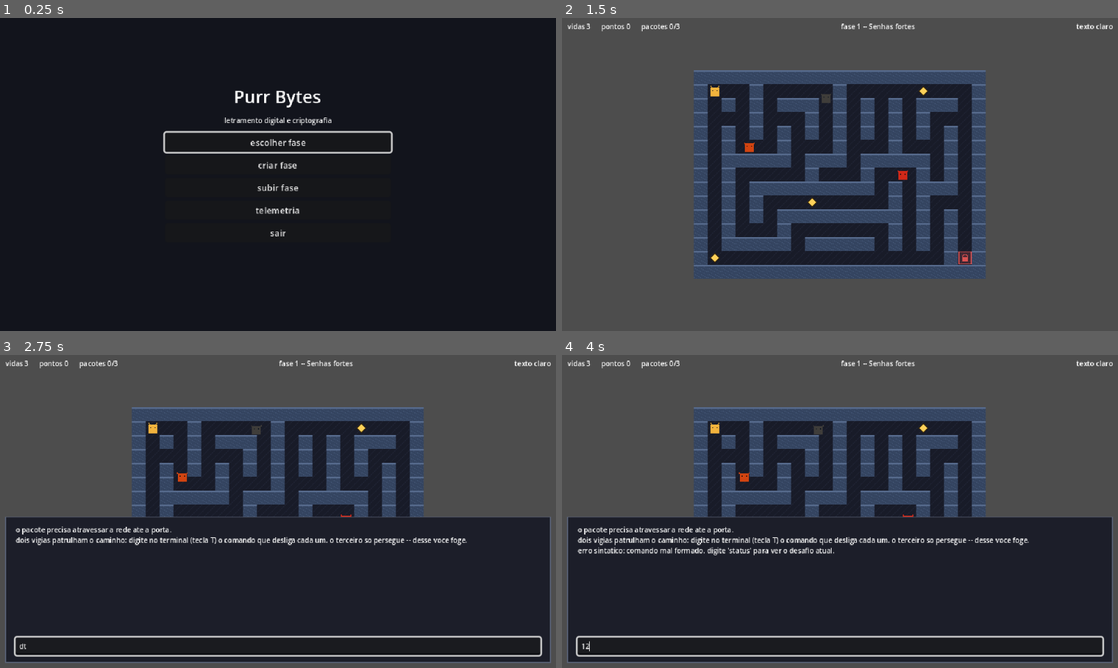
Above: before the commit, frames 1-4 (two rows, left to right).
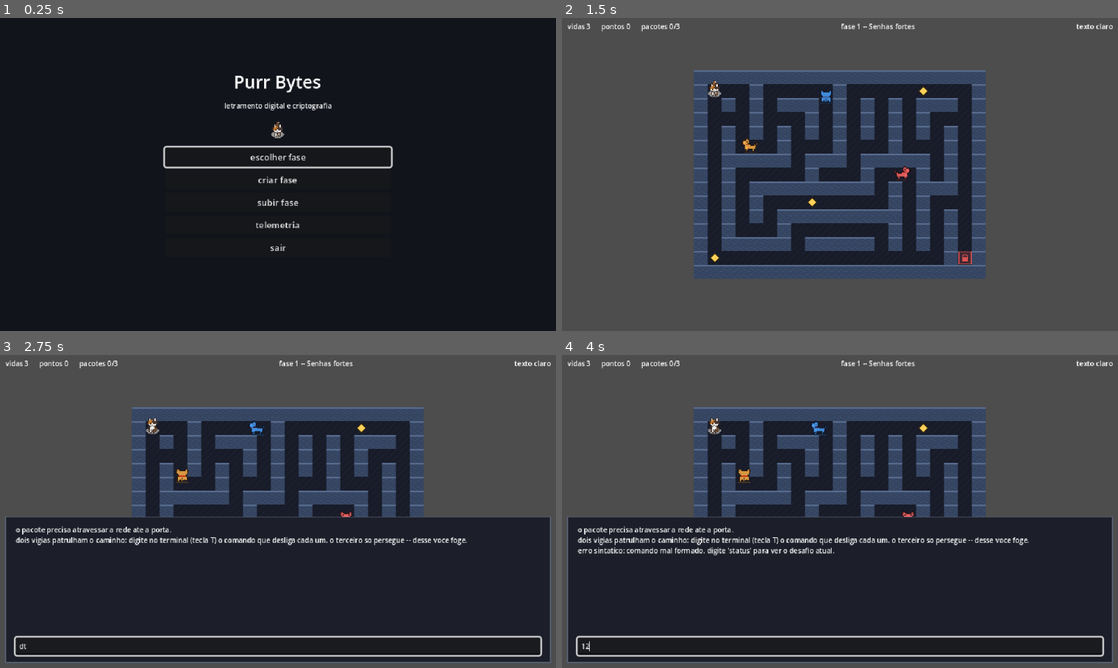
Above: after the commit, the same moments.

Repository: Morc3go/purr-bytes-cliente
Game: Godot game, scene res://cenas/ui/menu_principal.tscn
Same seed, same stepped clock (60 frames per second), same inputs: the game is played once before the commit and once after it.
Inputs (mouse positions are in pixels of both pictures, inside the frame that each line leads up to):
- Up to frame 1 (0.25 s): no input
- Up to frame 2 (1.5 s): click "escolher fase" at 0.5 s; click "jogar" at 1.25 s
- Up to frame 3 (2.75 s): tap Enter at 2 s; hold D (mover_direita) from 2.03 s (still down); hold T (abrir_terminal) from 2.03 s (still down)
- Up to frame 4 (4 s): tap Space at 2.75 s; release D (mover_direita) at 2.78 s; release T (abrir_terminal) at 2.78 s; hold S (mover_baixo) 2.78-3.5 s; tap Enter at 2.85 s; click (840, 646) at 3.52 s; type "12" at 3.6 s

The runs differ from the first frame. In frame 1, 3.4% of the frame differs, in the area x 29-71%, y 18-75%; in frame 2, 0.3%; in frame 3, 0.3%; in frame 4, 0.3%.

Commit message:
arte: adiciona pixel art animada do gato e dos cachorros
- folha do gato normalizada para quadros 24x24 (tools/arte/extrair_gato.py)
- cachorro desenhado em cinza na mesma grade, tingido por modulate
- SpriteFrames com AtlasTexture gerados por tools/gerar_sprite_frames.gd
- AnimadorDirecional (AnimatedSprite2D) compartilhado por gato e cachorro
- y_sort_enabled na raiz da fase; gato animado no menu principal
- ADR 0012 (autoria sem fases fixas) e ADR 0013 (arte); README e
  conformidade atualizados; teste_sprites.gd

Co-Authored-By: Claude Opus 5.5 <noreply@anthropic.com>
Claude-Session: https://claude.ai/code/session_012A3HcGRZ4ZYrhbeEK5eVCX

Diff:
--- a/cenas/base/cachorro.gd
+++ b/cenas/base/cachorro.gd
@@ -54,7 +54,7 @@
 
 @onready var _area_de_contato: Area2D = $AreaDeContato
 @onready var _linha_de_visao: RayCast2D = $LinhaDeVisao
-@onready var _sprite: Sprite2D = $Sprite
+@onready var _sprite: AnimadorDirecional = $Sprite
 
 
 func _ready() -> void:
@@ -67,9 +67,9 @@
 	algoritmo_exigido = algoritmo
 
 
-## modulate sobre o mesmo sprite placeholder, e nao uma textura por cor: quando
-## a arte definitiva entrar, um cachorro colorido continua sendo o mesmo desenho
-## tingido -- nao um arquivo de imagem por cor para manter em sincronia.
+## modulate sobre a mesma folha em tons de cinza (recursos/arte/cachorro.png),
+## e nao uma folha por cor: um cachorro colorido e o mesmo desenho tingido --
+## nao um arquivo de imagem por cor para manter em sincronia.
 func definir_cor(nova_cor: Color) -> void:
 	_cor = nova_cor
 	if _sprite != null:
@@ -81,6 +81,13 @@
 
 
 func _physics_process(_delta: float) -> void:
+	_seguir_caminho()
+	# velocity depois do move_and_slide e a velocidade real (ja com o deslize na
+	# parede), entao o desenho vira para onde o corpo de fato anda.
+	_sprite.atualizar(velocity)
+
+
+func _seguir_caminho() -> void:
 	if _indice >= _caminho.size():
 		velocity = Vector2.ZERO
 		move_and_slide()
--- a/cenas/base/cachorro.tscn
+++ b/cenas/base/cachorro.tscn
@@ -1,7 +1,8 @@
-[gd_scene load_steps=5 format=3]
+[gd_scene load_steps=6 format=3]
 
 [ext_resource type="Script" path="res://cenas/base/cachorro.gd" id="1_cachorro"]
-[ext_resource type="Texture2D" path="res://recursos/arte/cachorro_placeholder.png" id="2_sprite"]
+[ext_resource type="SpriteFrames" path="res://recursos/arte/cachorro_frames.tres" id="2_sprite"]
+[ext_resource type="Script" path="res://scripts/visual/animador_direcional.gd" id="3_animador"]
 
 [sub_resource type="RectangleShape2D" id="RectangleShape2D_cachorro"]
 size = Vector2(10, 10)
@@ -15,8 +16,12 @@
 motion_mode = 1
 script = ExtResource("1_cachorro")
 
-[node name="Sprite" type="Sprite2D" parent="."]
-texture = ExtResource("2_sprite")
+[node name="Sprite" type="AnimatedSprite2D" parent="."]
+offset = Vector2(0, -4)
+sprite_frames = ExtResource("2_sprite")
+animation = &"parado"
+autoplay = "parado"
+script = ExtResource("3_animador")
 
 [node name="Colisao" type="CollisionShape2D" parent="."]
 shape = SubResource("RectangleShape2D_cachorro")
--- a/cenas/base/fase_base.tscn
+++ b/cenas/base/fase_base.tscn
@@ -16,6 +16,7 @@
 size = Vector2(14, 14)
 
 [node name="FaseBase" type="Node2D"]
+y_sort_enabled = true
 script = ExtResource("1_fase")
 
 [node name="Labirinto" type="TileMapLayer" parent="."]
--- a/cenas/base/jogador.gd
+++ b/cenas/base/jogador.gd
@@ -35,6 +35,8 @@
 var comando_protegido: String = ""
 
 var _restante_de_protecao_s: float = 0.0
+
+@onready var _sprite: AnimadorDirecional = $Sprite
 var _entrada_habilitada: bool = true
 
 
@@ -57,6 +59,7 @@
 
 	velocity = velocity.lerp(direcao * velocidade, clampf(resposta * delta, 0.0, 1.0))
 	move_and_slide()
+	_sprite.atualizar(velocity)
 
 
 ## Chamado pela fase quando um comando de cifra e aceito. A duracao vem do
--- a/cenas/base/jogador.tscn
+++ b/cenas/base/jogador.tscn
@@ -1,7 +1,8 @@
-[gd_scene load_steps=4 format=3]
+[gd_scene load_steps=5 format=3]
 
 [ext_resource type="Script" path="res://cenas/base/jogador.gd" id="1_jogador"]
-[ext_resource type="Texture2D" path="res://recursos/arte/jogador_placeholder.png" id="2_sprite"]
+[ext_resource type="SpriteFrames" path="res://recursos/arte/gato_frames.tres" id="2_sprite"]
+[ext_resource type="Script" path="res://scripts/visual/animador_direcional.gd" id="3_animador"]
 
 [sub_resource type="RectangleShape2D" id="RectangleShape2D_jogador"]
 size = Vector2(10, 10)
@@ -12,8 +13,12 @@
 motion_mode = 1
 script = ExtResource("1_jogador")
 
-[node name="Sprite" type="Sprite2D" parent="."]
-texture = ExtResource("2_sprite")
+[node name="Sprite" type="AnimatedSprite2D" parent="."]
+offset = Vector2(0, -4)
+sprite_frames = ExtResource("2_sprite")
+animation = &"parado"
+autoplay = "parado"
+script = ExtResource("3_animador")
 
 [node name="Colisao" type="CollisionShape2D" parent="."]
 shape = SubResource("RectangleShape2D_jogador")
--- a/cenas/ui/menu_principal.tscn
+++ b/cenas/ui/menu_principal.tscn
@@ -1,6 +1,7 @@
-[gd_scene load_steps=2 format=3]
+[gd_scene load_steps=3 format=3]
 
 [ext_resource type="Script" path="res://cenas/ui/menu_principal.gd" id="1_menu"]
+[ext_resource type="SpriteFrames" path="res://recursos/arte/gato_frames.tres" id="2_gato"]
 
 [node name="MenuPrincipal" type="Control"]
 anchor_right = 1.0
@@ -23,9 +24,9 @@
 anchor_right = 0.5
 anchor_bottom = 0.5
 offset_left = -130.0
-offset_top = -104.0
+offset_top = -121.0
 offset_right = 130.0
-offset_bottom = 104.0
+offset_bottom = 121.0
 grow_horizontal = 2
 grow_vertical = 2
 theme_override_constants/separation = 8
@@ -39,6 +40,16 @@
 theme_override_font_sizes/font_size = 8
 text = "letramento digital e criptografia"
 horizontal_alignment = 1
+
+[node name="Mascote" type="Control" parent="Coluna"]
+custom_minimum_size = Vector2(0, 26)
+mouse_filter = 2
+
+[node name="Gato" type="AnimatedSprite2D" parent="Coluna/Mascote"]
+position = Vector2(130, 12)
+sprite_frames = ExtResource("2_gato")
+animation = &"parado"
+autoplay = "parado"
 
 [node name="Botoes" type="VBoxContainer" parent="Coluna"]
 theme_override_constants/separation = 4
--- /dev/null
+++ b/recursos/arte/cachorro_frames.tres
@@ -0,0 +1,171 @@
+[gd_resource type="SpriteFrames" format=3]
+
+[ext_resource type="Texture2D" path="res://recursos/arte/cachorro.png" id="1_f8kik"]
+
+[sub_resource type="AtlasTexture" id="AtlasTexture_glts0"]
+atlas = ExtResource("1_f8kik")
+region = Rect2(0, 0, 24, 24)
+
+[sub_resource type="AtlasTexture" id="AtlasTexture_2wrye"]
+atlas = ExtResource("1_f8kik")
+region = Rect2(24, 0, 24, 24)
+
+[sub_resource type="AtlasTexture" id="AtlasTexture_igyr5"]
+atlas = ExtResource("1_f8kik")
+region = Rect2(48, 0, 24, 24)
+
+[sub_resource type="AtlasTexture" id="AtlasTexture_x28lh"]
+atlas = ExtResource("1_f8kik")
+region = Rect2(72, 0, 24, 24)
+
+[sub_resource type="AtlasTexture" id="AtlasTexture_3u3pe"]
+atlas = ExtResource("1_f8kik")
+region = Rect2(0, 48, 24, 24)
+
+[sub_resource type="AtlasTexture" id="AtlasTexture_tq23h"]
+atlas = ExtResource("1_f8kik")
+region = Rect2(24, 48, 24, 24)
+
+[sub_resource type="AtlasTexture" id="AtlasTexture_6vp6c"]
+atlas = ExtResource("1_f8kik")
+region = Rect2(48, 48, 24, 24)
+
+[sub_resource type="AtlasTexture" id="AtlasTexture_kmfw7"]
+atlas = ExtResource("1_f8kik")
+region = Rect2(72, 48, 24, 24)
+
+[sub_resource type="AtlasTexture" id="AtlasTexture_egsdu"]
+atlas = ExtResource("1_f8kik")
+region = Rect2(0, 24, 24, 24)
+
+[sub_resource type="AtlasTexture" id="AtlasTexture_gaifn"]
+atlas = ExtResource("1_f8kik")
+region = Rect2(24, 24, 24, 24)
+
+[sub_resource type="AtlasTexture" id="AtlasTexture_76670"]
+atlas = ExtResource("1_f8kik")
+region = Rect2(48, 24, 24, 24)
+
+[sub_resource type="AtlasTexture" id="AtlasTexture_pvt5h"]
+atlas = ExtResource("1_f8kik")
+region = Rect2(72, 24, 24, 24)
+
+[sub_resource type="AtlasTexture" id="AtlasTexture_e241s"]
+atlas = ExtResource("1_f8kik")
+region = Rect2(0, 72, 24, 24)
+
+[sub_resource type="AtlasTexture" id="AtlasTexture_uiqix"]
+atlas = ExtResource("1_f8kik")
+region = Rect2(24, 72, 24, 24)
+
+[sub_resource type="AtlasTexture" id="AtlasTexture_4ngwd"]
+atlas = ExtResource("1_f8kik")
+region = Rect2(48, 72, 24, 24)
+
+[sub_resource type="AtlasTexture" id="AtlasTexture_8gxn8"]
+atlas = ExtResource("1_f8kik")
+region = Rect2(72, 72, 24, 24)
+
+[sub_resource type="AtlasTexture" id="AtlasTexture_qamd1"]
+atlas = ExtResource("1_f8kik")
+region = Rect2(0, 96, 24, 24)
+
+[sub_resource type="AtlasTexture" id="AtlasTexture_kvwlj"]
+atlas = ExtResource("1_f8kik")
+region = Rect2(24, 96, 24, 24)
+
+[sub_resource type="AtlasTexture" id="AtlasTexture_pia0e"]
+atlas = ExtResource("1_f8kik")
+region = Rect2(48, 96, 24, 24)
+
+[sub_resource type="AtlasTexture" id="AtlasTexture_bk2tk"]
+atlas = ExtResource("1_f8kik")
+region = Rect2(72, 96, 24, 24)
+
+[resource]
+animations = [{
+"frames": [{
+"duration": 1.0,
+"texture": SubResource("AtlasTexture_glts0")
+}, {
+"duration": 1.0,
+"texture": SubResource("AtlasTexture_2wrye")
+}, {
+"duration": 1.0,
+"texture": SubResource("AtlasTexture_igyr5")
+}, {
+"duration": 1.0,
+"texture": SubResource("AtlasTexture_x28lh")
+}],
+"loop": true,
+"name": &"andar_baixo",
+"speed": 8.0
+}, {
+"frames": [{
+"duration": 1.0,
+"texture": SubResource("AtlasTexture_3u3pe")
+}, {
+"duration": 1.0,
+"texture": SubResource("AtlasTexture_tq23h")
+}, {
+"duration": 1.0,
+"texture": SubResource("AtlasTexture_6vp6c")
+}, {
+"duration": 1.0,
+"texture": SubResource("AtlasTexture_kmfw7")
+}],
+"loop": true,
+"name": &"andar_cima",
+"speed": 8.0
+}, {
+"frames": [{
+"duration": 1.0,
+"texture": SubResource("AtlasTexture_egsdu")
+}, {
+"duration": 1.0,
+"texture": SubResource("AtlasTexture_gaifn")
+}, {
+"duration": 1.0,
+"texture": SubResource("AtlasTexture_76670")
+}, {
+"duration": 1.0,
+"texture": SubResource("AtlasTexture_pvt5h")
+}],
+"loop": true,
+"name": &"andar_direita",
+"speed": 8.0
+}, {
+"frames": [{
+"duration": 1.0,
+"texture": SubResource("AtlasTexture_e241s")
+}, {
+"duration": 1.0,
+"texture": SubResource("AtlasTexture_uiqix")
+}, {
+"duration": 1.0,
+"texture": SubResource("AtlasTexture_4ngwd")
+}, {
+"duration": 1.0,
+"texture": SubResource("AtlasTexture_8gxn8")
+}],
+"loop": true,
+"name": &"andar_esquerda",
+"speed": 8.0
+}, {
+"frames": [{
+"duration": 1.0,
+"texture": SubResource("AtlasTexture_qamd1")
+}, {
+"duration": 1.0,
+"texture": SubResource("AtlasTexture_kvwlj")
+}, {
+"duration": 1.0,
+"texture": SubResource("AtlasTexture_pia0e")
+}, {
+"duration": 1.0,
+"texture": SubResource("AtlasTexture_bk2tk")
+}],
+"loop": true,
+"name": &"parado",
+"speed": 3.0
+}]
--- /dev/null
+++ b/recursos/arte/gato_frames.tres
@@ -0,0 +1,171 @@
+[gd_resource type="SpriteFrames" format=3]
+
+[ext_resource type="Texture2D" path="res://recursos/arte/gato.png" id="1_74gpd"]
+
+[sub_resource type="AtlasTexture" id="AtlasTexture_yryxt"]
+atlas = ExtResource("1_74gpd")
+region = Rect2(0, 0, 24, 24)
+
+[sub_resource type="AtlasTexture" id="AtlasTexture_4q68y"]
+atlas = ExtResource("1_74gpd")
+region = Rect2(24, 0, 24, 24)
+
+[sub_resource type="AtlasTexture" id="AtlasTexture_o6ycg"]
+atlas = ExtResource("1_74gpd")
+region = Rect2(48, 0, 24, 24)
+
+[sub_resource type="AtlasTexture" id="AtlasTexture_wbfyn"]
+atlas = ExtResource("1_74gpd")
+region = Rect2(72, 0, 24, 24)
+
+[sub_resource type="AtlasTexture" id="AtlasTexture_1twlq"]
+atlas = ExtResource("1_74gpd")
+region = Rect2(0, 48, 24, 24)
+
+[sub_resource type="AtlasTexture" id="AtlasTexture_nhdc3"]
+atlas = ExtResource("1_74gpd")
+region = Rect2(24, 48, 24, 24)
+
+[sub_resource type="AtlasTexture" id="AtlasTexture_cahfv"]
+atlas = ExtResource("1_74gpd")
+region = Rect2(48, 48, 24, 24)
+
+[sub_resource type="AtlasTexture" id="AtlasTexture_2y6cj"]
+atlas = ExtResource("1_74gpd")
+region = Rect2(72, 48, 24, 24)
+
+[sub_resource type="AtlasTexture" id="AtlasTexture_2crov"]
+atlas = ExtResource("1_74gpd")
+region = Rect2(0, 24, 24, 24)
+
+[sub_resource type="AtlasTexture" id="AtlasTexture_3m5wr"]
+atlas = ExtResource("1_74gpd")
+region = Rect2(24, 24, 24, 24)
+
+[sub_resource type="AtlasTexture" id="AtlasTexture_kfegg"]
+atlas = ExtResource("1_74gpd")
+region = Rect2(48, 24, 24, 24)
+
+[sub_resource type="AtlasTexture" id="AtlasTexture_u5id7"]
+atlas = ExtResource("1_74gpd")
+region = Rect2(72, 24, 24, 24)
+
+[sub_resource type="AtlasTexture" id="AtlasTexture_3so55"]
+atlas = ExtResource("1_74gpd")
+region = Rect2(0, 72, 24, 24)
+
+[sub_resource type="AtlasTexture" id="AtlasTexture_2lkxm"]
+atlas = ExtResource("1_74gpd")
+region = Rect2(24, 72, 24, 24)
+
+[sub_resource type="AtlasTexture" id="AtlasTexture_ybmts"]
+atlas = ExtResource("1_74gpd")
+region = Rect2(48, 72, 24, 24)
+
+[sub_resource type="AtlasTexture" id="AtlasTexture_vr0bd"]
+atlas = ExtResource("1_74gpd")
+region = Rect2(72, 72, 24, 24)
+
+[sub_resource type="AtlasTexture" id="AtlasTexture_wwrf3"]
+atlas = ExtResource("1_74gpd")
+region = Rect2(0, 96, 24, 24)
+
+[sub_resource type="AtlasTexture" id="AtlasTexture_1m0ty"]
+atlas = ExtResource("1_74gpd")
+region = Rect2(24, 96, 24, 24)
+
+[sub_resource type="AtlasTexture" id="AtlasTexture_r6744"]
+atlas = ExtResource("1_74gpd")
+region = Rect2(48, 96, 24, 24)
+
+[sub_resource type="AtlasTexture" id="AtlasTexture_v1o7b"]
+atlas = ExtResource("1_74gpd")
+region = Rect2(72, 96, 24, 24)
+
+[resource]
+animations = [{
+"frames": [{
+"duration": 1.0,
+"texture": SubResource("AtlasTexture_yryxt")
+}, {
+"duration": 1.0,
+"texture": SubResource("AtlasTexture_4q68y")
+}, {
+"duration": 1.0,
+"texture": SubResource("AtlasTexture_o6ycg")
+}, {
+"duration": 1.0,
+"texture": SubResource("AtlasTexture_wbfyn")
+}],
+"loop": true,
+"name": &"andar_baixo",
+"speed": 8.0
+}, {
+"frames": [{
+"duration": 1.0,
+"texture": SubResource("AtlasTexture_1twlq")
+}, {
+"duration": 1.0,
+"texture": SubResource("AtlasTexture_nhdc3")
+}, {
+"duration": 1.0,
+"texture": SubResource("AtlasTexture_cahfv")
+}, {
+"duration": 1.0,
+"texture": SubResource("AtlasTexture_2y6cj")
+}],
+"loop": true,
+"name": &"andar_cima",
+"speed": 8.0
+}, {
+"frames": [{
+"duration": 1.0,
+"texture": SubResource("AtlasTexture_2crov")
+}, {
+"duration": 1.0,
+"texture": SubResource("AtlasTexture_3m5wr")
+}, {
+"duration": 1.0,
+"texture": SubResource("AtlasTexture_kfegg")
+}, {
+"duration": 1.0,
+"texture": SubResource("AtlasTexture_u5id7")
+}],
+"loop": true,
+"name": &"andar_direita",
+"speed": 8.0
+}, {
+"frames": [{
+"duration": 1.0,
+"texture": SubResource("AtlasTexture_3so55")
+}, {
+"duration": 1.0,
+"texture": SubResource("AtlasTexture_2lkxm")
+}, {
+"duration": 1.0,
+"texture": SubResource("AtlasTexture_ybmts")
+}, {
+"duration": 1.0,
+"texture": SubResource("AtlasTexture_vr0bd")
+}],
+"loop": true,
+"name": &"andar_esquerda",
+"speed": 8.0
+}, {
+"frames": [{
+"duration": 1.0,
+"texture": SubResource("AtlasTexture_wwrf3")
+}, {
+"duration": 1.0,
+"texture": SubResource("AtlasTexture_1m0ty")
+}, {
+"duration": 1.0,
+"texture": SubResource("AtlasTexture_r6744")
+}, {
+"duration": 1.0,
+"texture": SubResource("AtlasTexture_v1o7b")
+}],
+"loop": true,
+"name": &"parado",
+"speed": 3.0
+}]
--- /dev/null
+++ b/scripts/visual/animador_direcional.gd
@@ -0,0 +1,54 @@
+class_name AnimadorDirecional
+extends AnimatedSprite2D
+
+## Escolhe a animacao de andar pela direcao da velocidade do corpo.
+##
+## AnimatedSprite2D + SpriteFrames (e nao AnimationPlayer mexendo em
+## Sprite2D.frame) porque aqui a animacao e so "qual quadro da folha mostrar":
+## SpriteFrames guarda isso como dado, editavel no painel SpriteFrames do
+## editor, e o no ja cuida do tempo de cada quadro.
+##
+## Gato e cachorro usam este mesmo script (regra de ouro da secao 3: a mesma
+## linha em dois personagens pertence a um lugar so). A folha dos dois segue a
+## mesma grade -- ver tools/gerar_sprite_frames.gd.
+
+const ANDAR_BAIXO: StringName = &"andar_baixo"
+const ANDAR_CIMA: StringName = &"andar_cima"
+const ANDAR_DIREITA: StringName = &"andar_direita"
+const ANDAR_ESQUERDA: StringName = &"andar_esquerda"
+const PARADO: StringName = &"parado"
+
+## Abaixo disto o corpo esta "parado": o lerp do jogador leva alguns quadros
+## para zerar, e sem limiar o gato ficaria andando no lugar ao soltar a tecla.
+@export_range(0.0, 50.0, 0.5) var velocidade_minima: float = 6.0
+
+## Velocidade em que a animacao roda no ritmo gravado no SpriteFrames. Mais
+## rapido que isso acelera os passos na mesma proporcao, para o pe nao
+## "patinar" no chao quando o cachorro corre.
+@export_range(1.0, 300.0, 1.0) var velocidade_de_referencia: float = 60.0
+
+
+func _ready() -> void:
+	if sprite_frames != null and sprite_frames.has_animation(PARADO):
+		play(PARADO)
+
+
+## Chamado pelo dono depois do move_and_slide(), com a velocidade real.
+func atualizar(velocidade: Vector2) -> void:
+	var nome: StringName = animacao_para(velocidade)
+	if nome == PARADO:
+		speed_scale = 1.0
+	else:
+		speed_scale = maxf(1.0, velocidade.length() / velocidade_de_referencia)
+	if animation != nome or not is_playing():
+		play(nome)
+
+
+## Separada de atualizar() para ser testavel sem SceneTree: e a regra inteira
+## (eixo dominante decide; empate fica no horizontal).
+func animacao_para(velocidade: Vector2) -> StringName:
+	if velocidade.length() < velocidade_minima:
+		return PARADO
+	if absf(velocidade.x) >= absf(velocidade.y):
+		return ANDAR_DIREITA if velocidade.x > 0.0 else ANDAR_ESQUERDA
+	return ANDAR_BAIXO if velocidade.y > 0.0 else ANDAR_CIMA
--- a/tests/teste_modo_humano.gd
+++ b/tests/teste_modo_humano.gd
@@ -90,7 +90,7 @@
 	await get_tree().process_frame
 
 	for cachorro: Cachorro in _fase.cachorros:
-		var pintada: Color = (cachorro.get_node("Sprite") as Sprite2D).modulate
+		var pintada: Color = (cachorro.get_node("Sprite") as AnimatedSprite2D).modulate
 		afirmar_igual(pintada, cachorro.cor(), "o cachorro continua pintado com a cor dele")
 		afirmar_verdadeiro(pintada.a > 0.0, "e a cor e visivel, nao transparente")
 
--- /dev/null
+++ b/tests/teste_sprites.gd
@@ -0,0 +1,110 @@
+extends CasoDeTeste
+
+## Arte dos personagens: folhas PNG -> SpriteFrames -> AnimatedSprite2D.
+##
+## O que protege: (a) as 5 animacoes com 4 quadros existirem nos dois .tres
+## (um quadro faltando so apareceria jogando), (b) a regra de direcao do
+## AnimadorDirecional e (c) as cenas base usarem a arte nova sem perder o
+## tingimento por cor do cachorro, que e mecanica e nao enfeite.
+
+const QUADROS: Dictionary = {
+	"gato": "res://recursos/arte/gato_frames.tres",
+	"cachorro": "res://recursos/arte/cachorro_frames.tres",
+}
+const ANIMACOES: Array[StringName] = [
+	AnimadorDirecional.ANDAR_BAIXO, AnimadorDirecional.ANDAR_DIREITA,
+	AnimadorDirecional.ANDAR_CIMA, AnimadorDirecional.ANDAR_ESQUERDA,
+	AnimadorDirecional.PARADO,
+]
+
+
+func teste_sprite_frames_tem_as_cinco_animacoes_completas() -> void:
+	for nome: String in QUADROS:
+		var quadros: SpriteFrames = load(QUADROS[nome]) as SpriteFrames
+		if not afirmar_nao_nulo(quadros, "%s: SpriteFrames carrega" % nome):
+			continue
+		for animacao: StringName in ANIMACOES:
+			if not afirmar_verdadeiro(quadros.has_animation(animacao),
+					"%s tem a animacao %s" % [nome, animacao]):
+				continue
+			afirmar_igual(quadros.get_frame_count(animacao), 4,
+				"%s/%s tem 4 quadros" % [nome, animacao])
+			afirmar_verdadeiro(quadros.get_animation_loop(animacao),
+				"%s/%s repete em ciclo" % [nome, animacao])
+			var primeiro: Texture2D = quadros.get_frame_texture(animacao, 0)
+			afirmar_igual(primeiro.get_size(), Vector2(24, 24),
+				"%s/%s: quadro de 24x24" % [nome, animacao])
+
+
+func teste_quadros_nao_sao_transparentes() -> void:
+	# Quadro todo transparente = recorte fora da folha (grade errada no gerador).
+	for nome: String in QUADROS:
+		var quadros: SpriteFrames = load(QUADROS[nome]) as SpriteFrames
+		for animacao: StringName in ANIMACOES:
+			for i: int in quadros.get_frame_count(animacao):
+				var imagem: Image = quadros.get_frame_texture(animacao, i).get_image()
+				afirmar_verdadeiro(not imagem.is_invisible(),
+					"%s/%s quadro %d tem desenho" % [nome, animacao, i])
+
+
+func teste_direcao_escolhe_a_animacao_pelo_eixo_dominante() -> void:
+	var animador := AnimadorDirecional.new()
+	animador.velocidade_minima = 6.0
+	afirmar_igual(animador.animacao_para(Vector2.ZERO), AnimadorDirecional.PARADO, "parado")
+	afirmar_igual(animador.animacao_para(Vector2(3, 3)), AnimadorDirecional.PARADO,
+		"abaixo do limiar conta como parado (lerp soltando a tecla)")
+	afirmar_igual(animador.animacao_para(Vector2(70, 0)), AnimadorDirecional.ANDAR_DIREITA, "direita")
+	afirmar_igual(animador.animacao_para(Vector2(-70, 0)), AnimadorDirecional.ANDAR_ESQUERDA, "esquerda")
+	afirmar_igual(animador.animacao_para(Vector2(0, 70)), AnimadorDirecional.ANDAR_BAIXO,
+		"y cresce para baixo no Godot")
+	afirmar_igual(animador.animacao_para(Vector2(0, -70)), AnimadorDirecional.ANDAR_CIMA, "cima")
+	afirmar_igual(animador.animacao_para(Vector2(50, -40)), AnimadorDirecional.ANDAR_DIREITA,
+		"diagonal: eixo dominante decide")
+	afirmar_igual(animador.animacao_para(Vector2(-30, 40)), AnimadorDirecional.ANDAR_BAIXO,
+		"diagonal: eixo dominante decide (vertical)")
+	animador.free()
+
+
+func teste_cenas_base_usam_a_arte_animada() -> void:
+	for caminho: String in ["res://cenas/base/jogador.tscn", "res://cenas/base/cachorro.tscn"]:
+		var no: Node = (load(caminho) as PackedScene).instantiate()
+		var sprite: Node = no.get_node_or_null("Sprite")
+		afirmar_verdadeiro(sprite is AnimadorDirecional, "%s: Sprite e AnimadorDirecional" % caminho)
+		if sprite is AnimatedSprite2D:
+			afirmar_nao_nulo((sprite as AnimatedSprite2D).sprite_frames, "%s tem SpriteFrames" % caminho)
+		no.free()
+
+
+func teste_jogador_anima_ao_andar_e_senta_ao_parar() -> void:
+	var jogador: Jogador = (load("res://cenas/base/jogador.tscn") as PackedScene).instantiate() as Jogador
+	get_tree().root.add_child(jogador)
+	var sprite: AnimadorDirecional = jogador.get_node("Sprite") as AnimadorDirecional
+	afirmar_igual(sprite.animation, AnimadorDirecional.PARADO, "nasce parado")
+
+	sprite.atualizar(Vector2(0, -jogador.velocidade))
+	afirmar_igual(sprite.animation, AnimadorDirecional.ANDAR_CIMA, "andando para cima")
+	afirmar_verdadeiro(sprite.is_playing(), "a animacao roda")
+	sprite.atualizar(Vector2.ZERO)
+	afirmar_igual(sprite.animation, AnimadorDirecional.PARADO, "soltou a tecla: senta")
+	jogador.free()
+
+
+func teste_cachorro_continua_tingido_pela_cor() -> void:
+	var cachorro: Cachorro = (load("res://cenas/base/cachorro.tscn") as PackedScene).instantiate() as Cachorro
+	get_tree().root.add_child(cachorro)
+	var cor := Color(0.3, 0.6, 1.0)
+	cachorro.definir_cor(cor)
+	afirmar_igual((cachorro.get_node("Sprite") as CanvasItem).modulate, cor,
+		"a cor do vigia continua visivel na arte nova")
+	cachorro.free()
+
+
+func teste_fase_ordena_personagens_por_altura() -> void:
+	# Sprite de 24px sobre tile de 16 invade a celula de cima: sem y-sort, um
+	# cachorro abaixo do gato apareceria atras dele. O labirinto fica na origem
+	# (y = 0), entao continua sendo desenhado antes de todos.
+	var fase: Node2D = (load("res://cenas/base/fase_base.tscn") as PackedScene).instantiate() as Node2D
+	afirmar_verdadeiro(fase.y_sort_enabled, "FaseBase ordena os filhos por y")
+	afirmar_igual((fase.get_node("Labirinto") as Node2D).position, Vector2.ZERO,
+		"labirinto na origem, atras dos personagens")
+	fase.free()
--- /dev/null
+++ b/tools/gerar_sprite_frames.gd
@@ -0,0 +1,67 @@
+extends SceneTree
+
+## Gera os SpriteFrames (.tres) dos personagens a partir das folhas PNG.
+##
+##   godot --headless --path . --script res://tools/gerar_sprite_frames.gd
+##
+## Por que um script e nao o painel SpriteFrames do editor: as duas folhas
+## seguem a mesma grade (5 linhas x 4 quadros de 24x24), e montar 40 quadros a
+## mao e onde nasce o erro de quadro trocado. O resultado e um .tres comum --
+## depois de gerado, da para abrir e ajustar no editor normalmente.
+##
+## Grade da folha (linha -> animacao), a mesma da arte original do gato:
+##   0 andar_baixo | 1 andar_direita | 2 andar_cima | 3 andar_esquerda | 4 parado
+
+const TAMANHO_QUADRO: Vector2i = Vector2i(24, 24)
+const QUADROS_POR_LINHA: int = 4
+const ANIMACOES: Array[StringName] = [
+	&"andar_baixo", &"andar_direita", &"andar_cima", &"andar_esquerda", &"parado",
+]
+## Ritmo de passo lido na arte: 4 quadros por ciclo a 8 qps da ~2 passos/s,
+## o que casa com a velocidade de 70 px/s do jogador em tile de 16.
+const QPS_ANDAR: float = 8.0
+## Parado e "respirar", nao andar: bem mais lento.
+const QPS_PARADO: float = 3.0
+
+const FOLHAS: Dictionary = {
+	"res://recursos/arte/gato.png": "res://recursos/arte/gato_frames.tres",
+	"res://recursos/arte/cachorro.png": "res://recursos/arte/cachorro_frames.tres",
+}
+
+
+func _initialize() -> void:
+	var codigo: int = 0
+	for origem: String in FOLHAS:
+		if not _gerar(origem, FOLHAS[origem]):
+			codigo = 1
+	quit(codigo)
+
+
+func _gerar(caminho_folha: String, destino: String) -> bool:
+	var folha: Texture2D = load(caminho_folha) as Texture2D
+	if folha == null:
+		push_error("folha nao encontrada: %s (rode --import antes)" % caminho_folha)
+		return false
+
+	var quadros := SpriteFrames.new()
+	quadros.remove_animation(&"default")
+	for linha: int in ANIMACOES.size():
+		var nome: StringName = ANIMACOES[linha]
+		quadros.add_animation(nome)
+		quadros.set_animation_loop(nome, true)
+		quadros.set_animation_speed(nome, QPS_PARADO if nome == &"parado" else QPS_ANDAR)
+		for coluna: int in QUADROS_POR_LINHA:
+			# AtlasTexture recorta a folha sem duplicar pixels: um PNG so no
+			# disco, 20 regioes dentro do .tres.
+			var recorte := AtlasTexture.new()
+			recorte.atlas = folha
+			recorte.region = Rect2(Vector2(coluna * TAMANHO_QUADRO.x, linha * TAMANHO_QUADRO.y),
+				Vector2(TAMANHO_QUADRO))
+			quadros.add_frame(nome, recorte)
+
+	var erro: Error = ResourceSaver.save(quadros, destino)
+	if erro != OK:
+		push_error("falha ao salvar %s (erro %d)" % [destino, erro])
+		return false
+	print("gerado: %s" % destino)
+	return true
Binary file added: recursos/arte/cachorro.png
Not shown, changed: recursos/arte/cachorro.png.import
Binary file removed: recursos/arte/cachorro_placeholder.png
Binary file added: recursos/arte/gato.png
Not shown, changed: recursos/arte/gato.png.import
Binary file removed: recursos/arte/jogador_placeholder.png
Not shown, added: scripts/visual/animador_direcional.gd.uid
Not shown, added: tests/teste_sprites.gd.uid
Not shown, added: tools/arte/.gdignore
Binary file added: tools/arte/gato_original.webp
Not shown, added: tools/gerar_sprite_frames.gd.uid
Not shown, changed: docs/conformidade-monografia.md
(and 2 more such lines)
